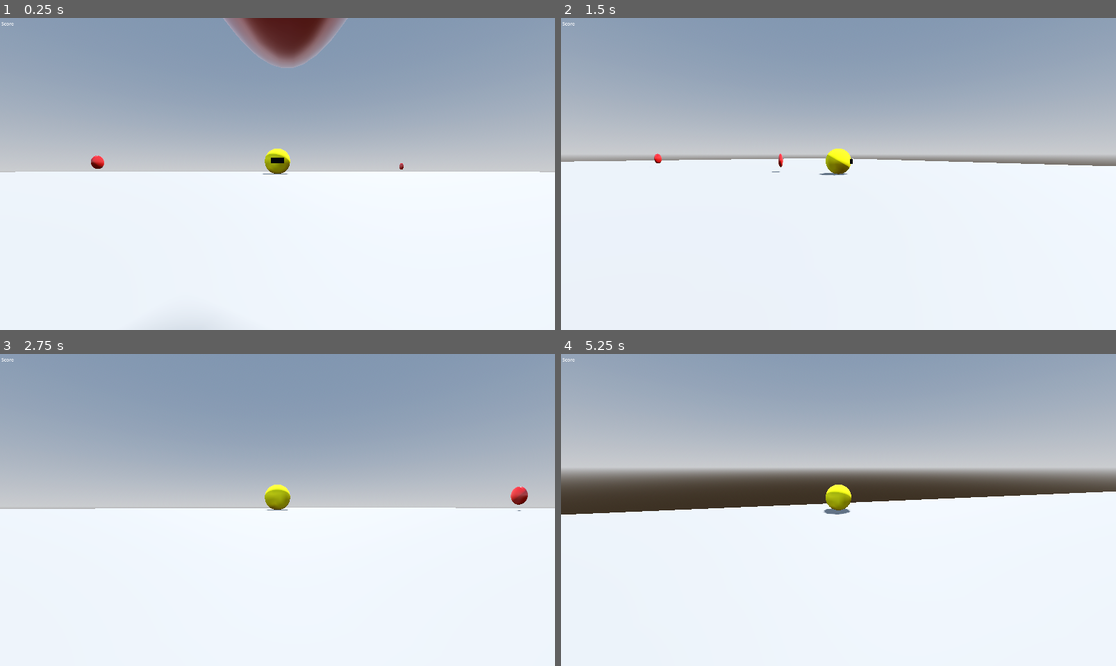
Above: before the commit, frames 1-4 (two rows, left to right).
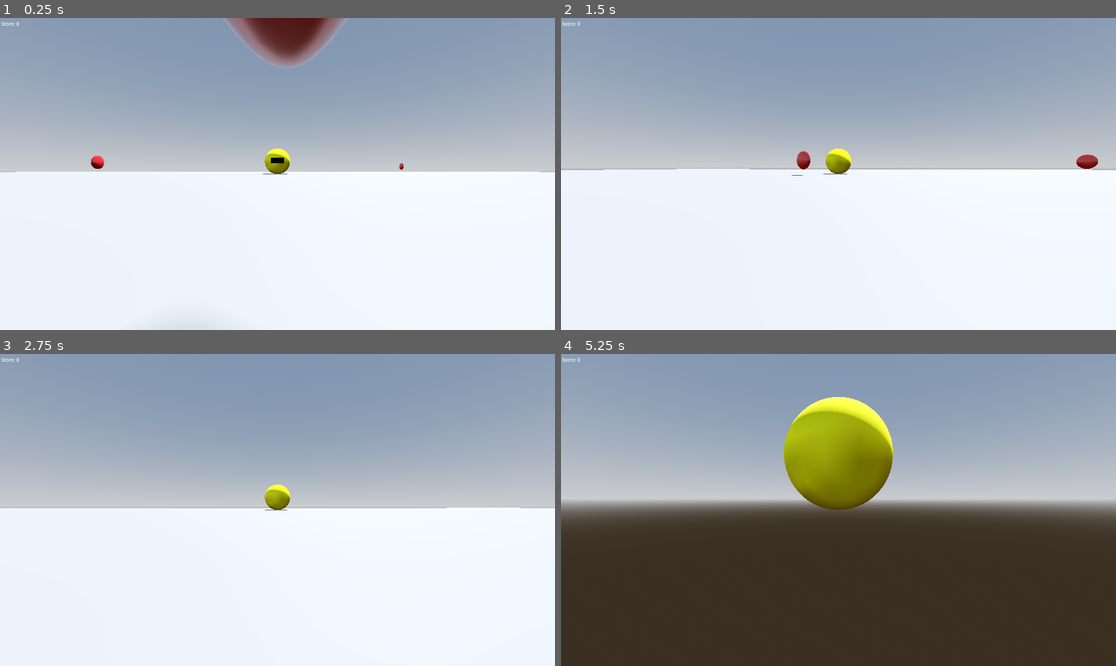
Above: after the commit, the same moments.

Repository: cliff-lilly-jean/pacman-stealth-game
Game: Godot game, scene res://scenes/world/world.tscn
The game is run twice, just before and just after one commit, with the same random seed, the same clock (stepped at 60 frames per second) and the same inputs.
Inputs (mouse positions are in pixels of both pictures, inside the frame that each line leads up to):
- Up to frame 1 (0.25 s): no input
- Up to frame 2 (1.5 s): move the mouse to (866, 174) at 0.52 s; hold W (move_forward) from 0.53 s (still down); tap Shift (dash) at 0.6 s; tap Space (jump) at 0.77 s; move the mouse to (810, 174) at 1.27 s; tap Ctrl (sprint) at 1.35 s
- Up to frame 3 (2.75 s): keep holding W (move_forward); tap Space (jump) at 1.52 s; move the mouse to (288, 503) at 2.02 s; tap Shift (dash) at 2.1 s
- Up to frame 4 (5.25 s): keep holding W (move_forward); move the mouse to (832, 516) at 2.77 s; tap Ctrl (sprint) at 2.85, 4.35 s; tap Space (jump) at 3.02, 3.77, 4.52 s; move the mouse to (877, 513) at 3.52 s; tap Shift (dash) at 3.6, 5.1 s; move the mouse to (794, 506) at 4.27 s; move the mouse to (844, 510) at 5.02 s

The runs differ from the first frame. In frame 1, less than 0.1% of the frame differs, in the area x 2-4%, y 1-3%; in frame 2, 4.2%; in frame 3, 0.3%; in frame 4, 69%, in the area x 0-100%, y 1-100%.

Commit message:
updaed the gamemanager and the coinspellets signals

Diff:
--- a/scenes/entities/player/player.tscn
+++ b/scenes/entities/player/player.tscn
@@ -46,6 +46,7 @@
 surface_material_override/0 = SubResource("StandardMaterial3D_5gtgg")
 
 [node name="CameraController" parent="." unique_id=1568162990 instance=ExtResource("2_5gtgg")]
+mouse_sensitivity = 0.002
 
 [node name="StaminaComponent" type="Node3D" parent="." unique_id=719859266]
 script = ExtResource("3_5sj0x")
--- a/scenes/ui/score/score.gd
+++ b/scenes/ui/score/score.gd
@@ -1 +1,14 @@
 extends Label
+
+var score: int
+
+signal update_score
+
+func _ready() -> void:
+	update_score.connect(on_update_score)
+
+func _process(delta: float) -> void:
+	text = "Score: " + str(score)
+
+func on_update_score() -> void:
+	score += 1
--- a/scenes/world/game_manager.gd
+++ b/scenes/world/game_manager.gd
@@ -4,13 +4,11 @@
 @onready var pellets = %Pellets
 @onready var score = %Score
 
-var current_score: int = 0
-
 func _ready() -> void:
 	for pellet in pellets.get_children():
 		pellet.collected.connect(on_collected)
 
 
+
 func on_collected() -> void:
-	current_score += 1
-	score.text = str(current_score)
+	score.update_score.emit()
